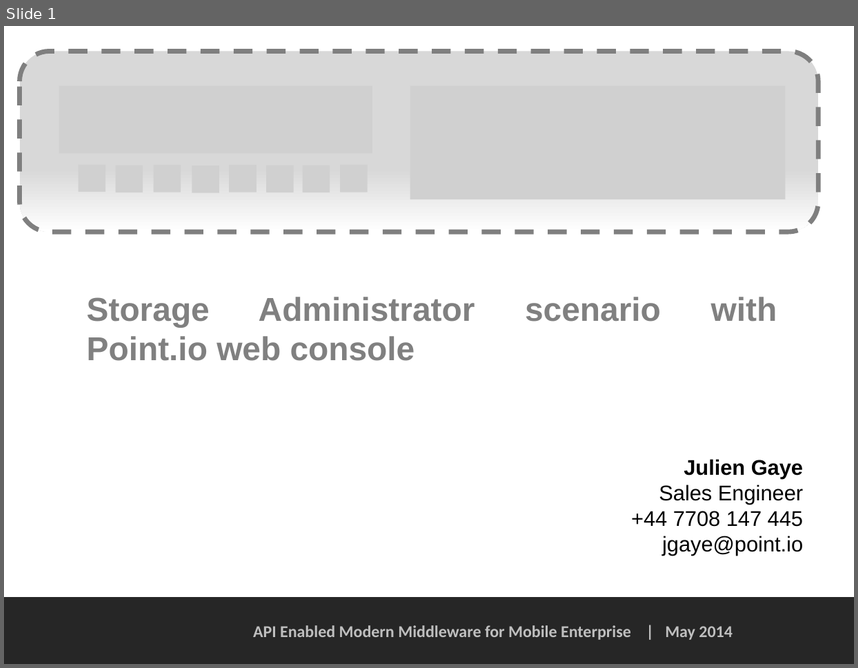
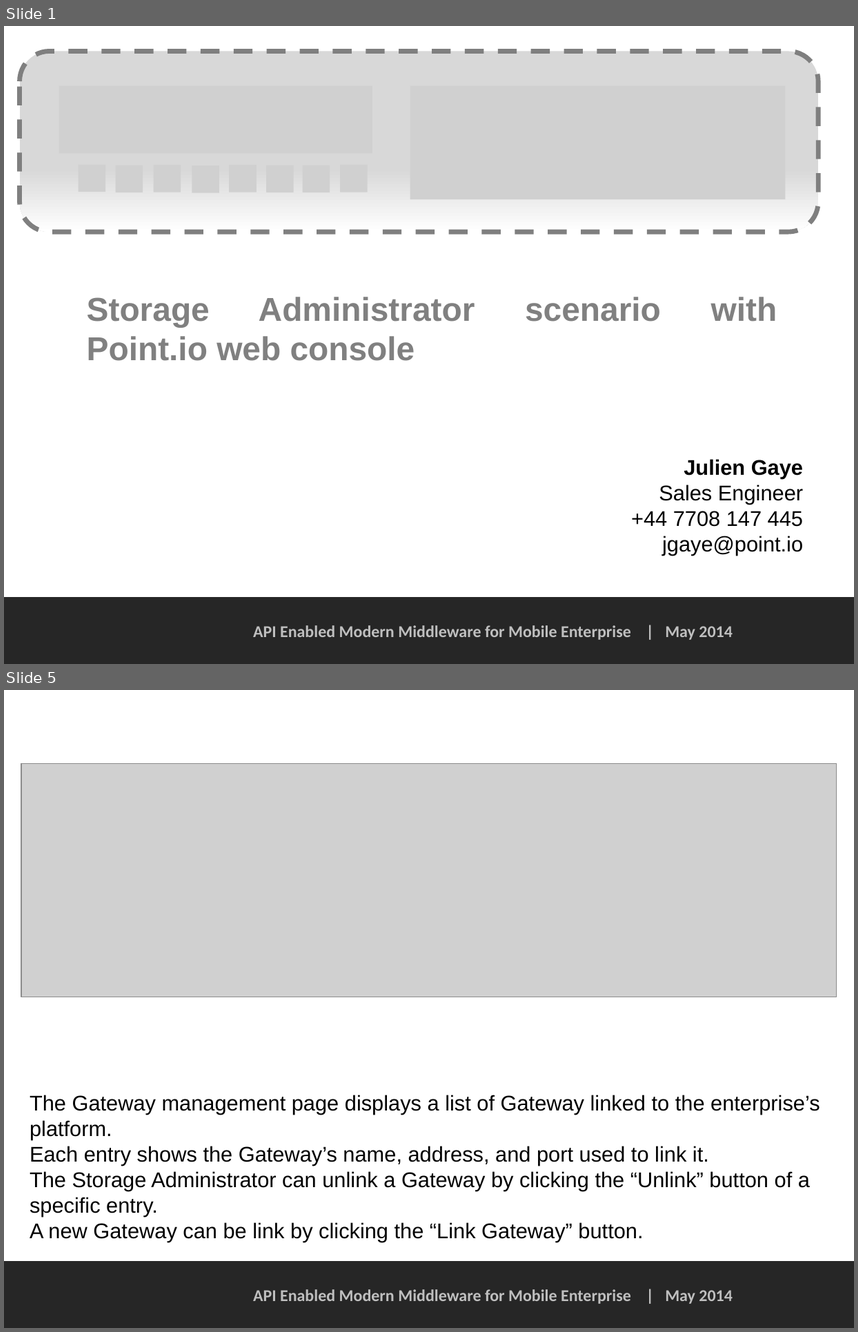
Before and after one commit to PointIO/Documentation, a slide deck: web console doc/Storage Administrator scenario - web console.pptx. Shown one above the other, each under a label of ours: slide 1 before the commit, slides 1 and 5 after it; the slides between them are not shown. The pictures are 858x668 and 858x1332 pixels, drawn with LibreOffice and Linux fonts; fonts in the diff are those of the drawing; grey boxes stand for pictures; background and template pictures are left out. Boxes give left, top, right and bottom in pixels: in the first picture for what was removed or moved away, otherwise in the second. Text is boxed around its words. In the diff, an @@ line names an element or a change of style, - is before the commit and + after.

Commit message:
Update Storage Admin scenario to v1

```diff
--- a/web console doc/Storage Administrator scenario - web console.pptx
+++ b/web console doc/Storage Administrator scenario - web console.pptx
@@ slide 5 added at bbox=[4, 690, 854, 1328], background #FFFFFF; not listed: 2 template elements that a slide beside it also shows @@
@@ picture added at bbox=[21, 763, 836, 997] @@
@@ text added at bbox=[30, 1094, 820, 1241], 18 pt, text #000000 @@
+The Gateway management page displays a list of Gateway linked to the enterprise’s platform.
+Each entry shows the Gateway’s name, address, and port used to link it.
+The Storage Administrator can unlink a Gateway by clicking the “Unlink” button of a specific entry.
+A new Gateway can be link by clicking the “Link Gateway” button.
```
Also in this commit, not shown: 2 slides changed, 8 other slides added, 10 slides removed.
